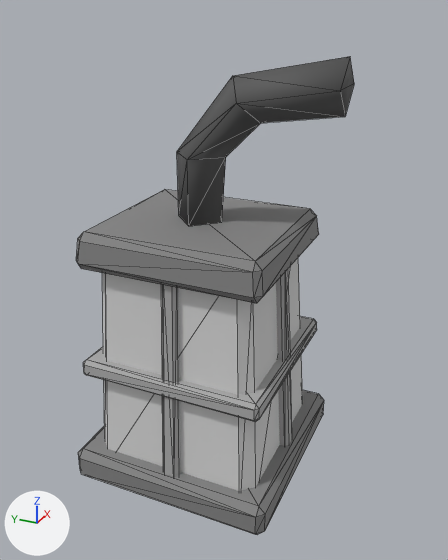
A saved change to the FBX model Assets/FBX/lanterne.FBX.
The view is the same before and after, from a 50 mm lens placed at (4.029, -4.225, 3.415), pointed at (5.477, -3.574, 2.691). The lights are fixed; the arrows at lower left show +X, +Y and +Z. Mesh edges are drawn as thin lines. Where no turn or scale is listed for an object, it has been applied to the vertices.

The first picture shows 'Lanterne'.
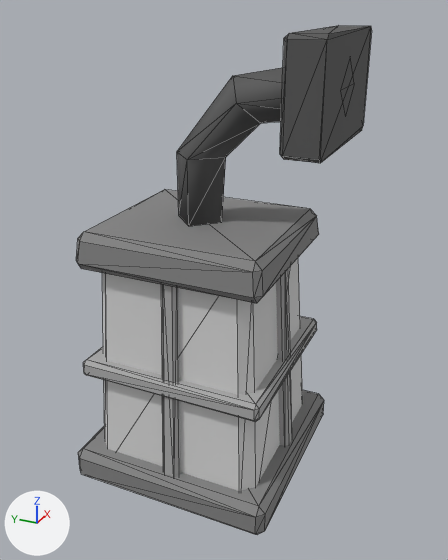
The edits, one by one:
Material 'Material #22' (mat_material__22) is new.
Its base color is (0.098, 0.098, 0.098) (dark grey #585858).
Its roughness is 0.859.
me_mesh is used by ob_lanterne; location (5.478, -3.518, 2.133).
me_mesh had 136 vertices, 244 faces and spanned x -0.297..0.303, y -0.366..0.3, z -0.041..1.162.
me_mesh now has 156 vertices, 280 faces and spans x -0.297..0.303, y -0.366..0.3, z -0.041..1.216.
me_mesh part 1: a new loose piece of 20 vertices spanning x -0.213..0.187, y -0.366..-0.276, z 0.966..1.216, in mat_material__22 (dark grey #585858).
me_mesh now uses material mat_material__22 (dark grey #585858).

Where the change shows, as pixel boxes (x1, y1, x2, y2) in the pictures (448 x 560 px):
'Lanterne', reshaped (6% wider, 6% taller)
    before: (76, 56, 354, 535)
    after: (76, 25, 372, 535)
part 1 of me_mesh, added
    after: (280, 25, 372, 163)
